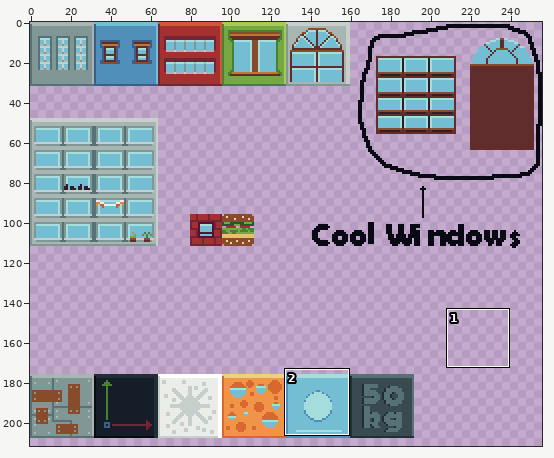
Edited in one commit: pixel-art file (assets/Buildings/BuildingsMap.aseprite). The first picture is a wide view before the edit; the outline marks the close-up.
Close-up. Old version:
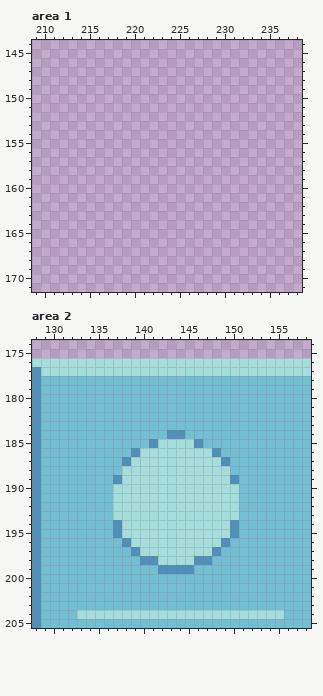
256x256 pixels, 1 frame. Shown: area 1: x 209..238, y 144..171; area 2: x 128..158, y 174..205. The wide view leaves out empty margins. The commit also changed other parts of the picture, which this record leaves out.
And afterwards:
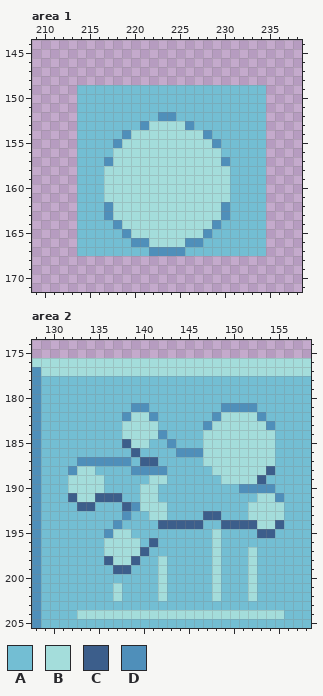
Palette (. is transparent): A #73bed3  B #a4dddb  C #3c5e8b  D #4f8fba
Changes in this commit:
Area 1:
y 149..151: x 214..234 ..................... -> AAAAAAAAAAAAAAAAAAAAA
y 152: x 214..234 ..................... -> AAAAAAAAADDAAAAAAAAAA
y 153: x 214..234 ..................... -> AAAAAAADBBBBDAAAAAAAA
y 154: x 214..234 ..................... -> AAAAADBBBBBBBBDAAAAAA
y 155: x 214..234 ..................... -> AAAADBBBBBBBBBBDAAAAA
y 156: x 214..234 ..................... -> AAAABBBBBBBBBBBBAAAAA
y 157: x 214..234 ..................... -> AAADBBBBBBBBBBBBDAAAA
y 158..161: x 214..234 ..................... -> AAABBBBBBBBBBBBBBAAAA
y 162..163: x 214..234 ..................... -> AAADBBBBBBBBBBBBDAAAA
y 164: x 214..234 ..................... -> AAAADBBBBBBBBBBDAAAAA
y 165: x 214..234 ..................... -> AAAAADBBBBBBBBDAAAAAA
y 166: x 214..234 ..................... -> AAAAAADDBBBBDDAAAAAAA
y 167: x 214..234 ..................... -> AAAAAAAADDDDAAAAAAAAA
Area 2:
y 181: x 139..140 AA -> DD; x 149..152 AAAA -> DDDD
y 182: x 138..141 AAAA -> DBBD; x 148..153 AAAAAA -> DBBBBD
y 183: x 138..141 AAAA -> BBBB; x 147..154 AAAAAAAA -> DBBBBBBD
y 184: x 138..144 AAAAADD -> BBBBDAA; x 147..154 AAAAAAAA -> BBBBBBBB
y 185: x 138..154 AAADBBBBDAAAAAAAA -> CBBAADAAABBBBBBBB
y 186: x 139..146 DBBBBBBB -> CAAAADDD; x 148..154 DAAAAAA -> BBBBBBB
y 187: x 133..137 AAAAA -> DDDDD; x 139..146 BBBBBBBB -> ACCAAAAA; x 149..154 DAAAAA -> BBBBBB
y 188: x 132..134 AAA -> DBB; x 138..147 BBBBBBBBBB -> ADDDDAAAAA; x 150..154 AAAAA -> BBBBC
y 189: x 132..135 AAAA -> BBBB; x 137..140 DBBB -> AAAA; x 143..148 BBBBBB -> AAAAAA; x 150..153 DAAA -> BBBC
y 190: x 132..135 AAAA -> BBBB; x 137..139 BBB -> AAA; x 142..154 BBBBBBBBBAAAA -> AAAAAAAAADDDD
y 191: x 132..139 AAAAABBB -> CBBCCCAA; x 142..150 BBBBBBBBB -> AAAAAAAAA; x 153..155 AAA -> BBD
y 192: x 133..134 AA -> CC; x 137..139 BBB -> ACD; x 143..150 BBBBBBBB -> AAAAAAAA; x 152..155 AAAA -> BBBB
y 193: x 137..140 BBBB -> ADAA; x 143..150 BBBBBBBB -> AAAACCAA; x 152..155 AAAA -> BBBB
y 194: x 138..155 BBBBBBBBBBBBDAAAAA -> AAAACCCCCAACCCCBBC
y 195: x 136..137 AD -> DB; x 139..147 BBBBBBBBB -> AAAAAAAAA; x 149..150 BD -> AA; x 153..154 AA -> CC
y 196: x 136..138 AAD -> BBB; x 140..147 BBBBBBBB -> ACAAAAAA; x 149 D -> A
y 197: x 136..148 AAADBBBBBBBBD -> BBBBCAAAAAAAB; x 152 A -> B
y 198: x 136..141 AAAADD -> CBBCAA; x 143..148 BBBDDA -> AAAAAB; x 152 A -> B
y 199: x 137..138 AA -> CC; x 142..145 DDDD -> BAAA; x 148 A -> B; x 152 A -> B
y 200: x 142 A -> B; x 148 A -> B; x 152 A -> B
y 201..202: x 137 A -> B; x 142 A -> B; x 148 A -> B; x 152 A -> B
Pixel boxes of the changes (left, top, right, bottom) in both close-ups:
added: (77, 85, 266, 256)
changed: (68, 403, 284, 601)
